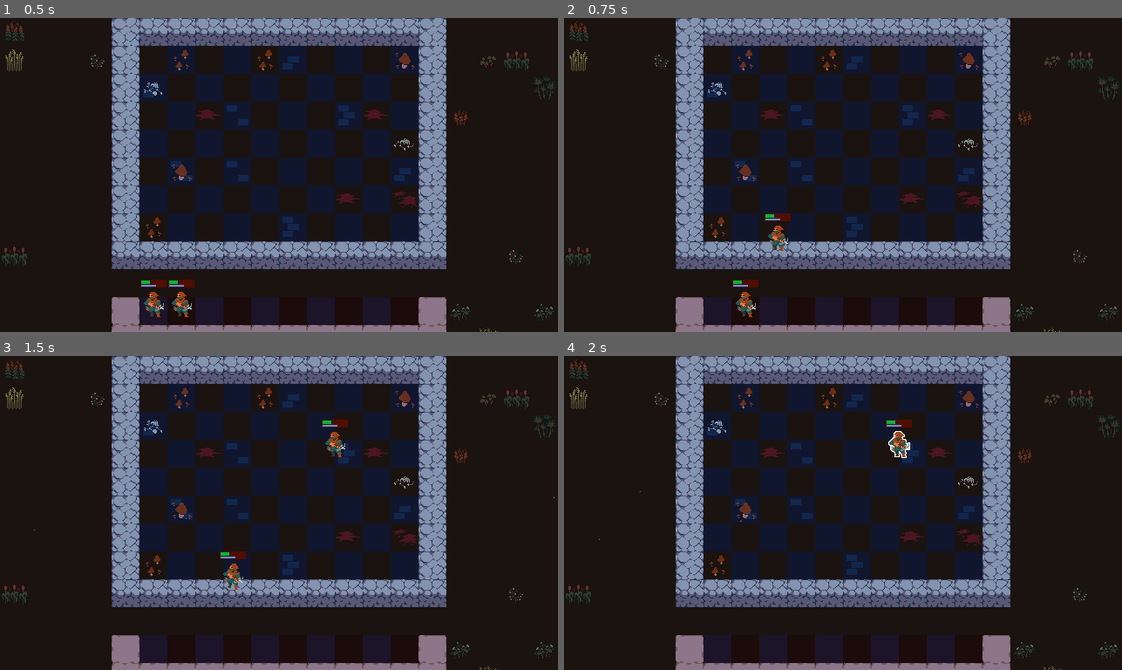
Above: before the commit, frames 1-4 (two rows, left to right).
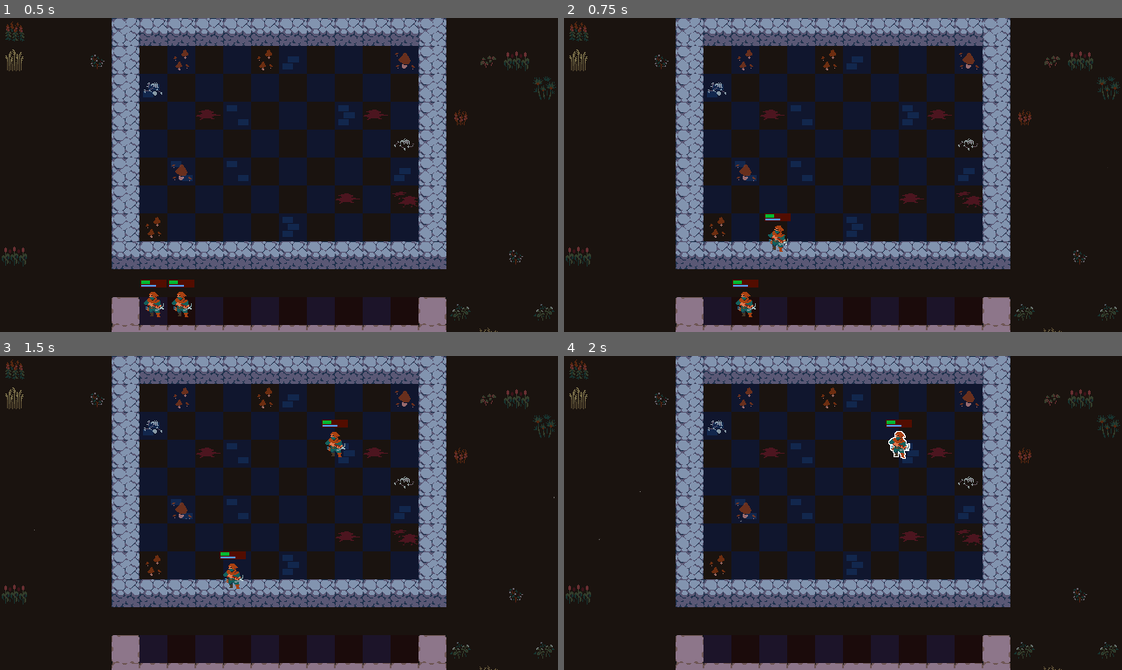
Above: after the commit, the same moments.

Repository: MagnusLucas/Autobattler
Game: Godot game, scene res://scenes/arena/arena.tscn
The game is run twice, just before and just after one commit, with the same random seed, the same clock (stepped at 60 frames per second) and the same inputs.
Inputs (mouse positions are in pixels of both pictures, inside the frame that each line leads up to):
- Up to frame 1 (0.5 s): no input
- Up to frame 2 (0.75 s): tap Enter at 0.5 s; drag from (720, 303) to (898, 105) at 0.52 s
- Up to frame 3 (1.5 s): drag from (178, 641) to (334, 443) at 1.27 s
- Up to frame 4 (2 s): no input

Frame 1 is identical in both runs. In frame 2, less than 0.1% of the frame differs, in the area x 36-41%, y 66-75%; in frame 3, less than 0.1%; in frame 4, less than 0.1%, in the area x 58-63%, y 23-33%.

Commit message:
Somewhat improved velocity based rotation

Diff:
--- a/components/velocity_based_rotation.gd
+++ b/components/velocity_based_rotation.gd
@@ -4,8 +4,9 @@
 @export var enabled: bool = true : set = _set_enabled
 @export var target: Node2D
 @export_range(0.25, 1.5) var lerp_seconds := 0.4
-@export var rotation_multiplier := 120
-@export var x_velocity_threshold := 3.0
+@export var max_rotation_degrees := 50
+@export var x_velocity_lower_threshold := 1.0
+@export var x_velocity_upper_threshold := 3.0
 
 var last_position: Vector2
 var velocity: Vector2
@@ -13,20 +14,25 @@
 var progress: float
 var time_elapsed := 0.0
 
+func easeInOutQuad(x: float) -> float:
+	return 2 * x * x if x < 0.5 else 1 - pow(-2 * x + 2, 2) / 2;
 
-func _process(delta: float) -> void:
+func _physics_process(delta: float) -> void:
 	if not enabled or not target:
 		return
 	velocity = target.global_position - last_position
 	last_position = target.global_position
 	progress = time_elapsed/lerp_seconds
 
-	if abs(velocity.x) > x_velocity_threshold:
-		angle = velocity.normalized().x * rotation_multiplier * delta
+	if abs(velocity.x) > x_velocity_upper_threshold:
+		angle = velocity.normalized().x * deg_to_rad(max_rotation_degrees)
+	elif angle != 0 and abs(velocity.x) > x_velocity_lower_threshold:
+		angle = velocity.normalized().x * deg_to_rad(max_rotation_degrees)
+		time_elapsed = 0.3
 	else:
 		angle = 0.0
 
-	target.rotation = lerp_angle(target.rotation, angle, progress)
+	target.rotation = lerp_angle(target.rotation, angle, easeInOutQuad(progress))
 	time_elapsed += delta
 
 	if progress > 1.0:
--- a/scenes/unit/unit.tscn
+++ b/scenes/unit/unit.tscn
@@ -80,9 +80,7 @@
 [node name="VelocityBasedRotation" type="Node" parent="." node_paths=PackedStringArray("target")]
 script = ExtResource("5_vgvef")
 target = NodePath("../Visuals/Skin")
-lerp_seconds = 1.0
-rotation_multiplier = 90
-x_velocity_threshold = 2.0
+lerp_seconds = 1.5
 metadata/_custom_type_script = "uid://c4qocx6sy1gks"
 
 [node name="OutlineHighlighter" type="Node" parent="." node_paths=PackedStringArray("visuals")]
